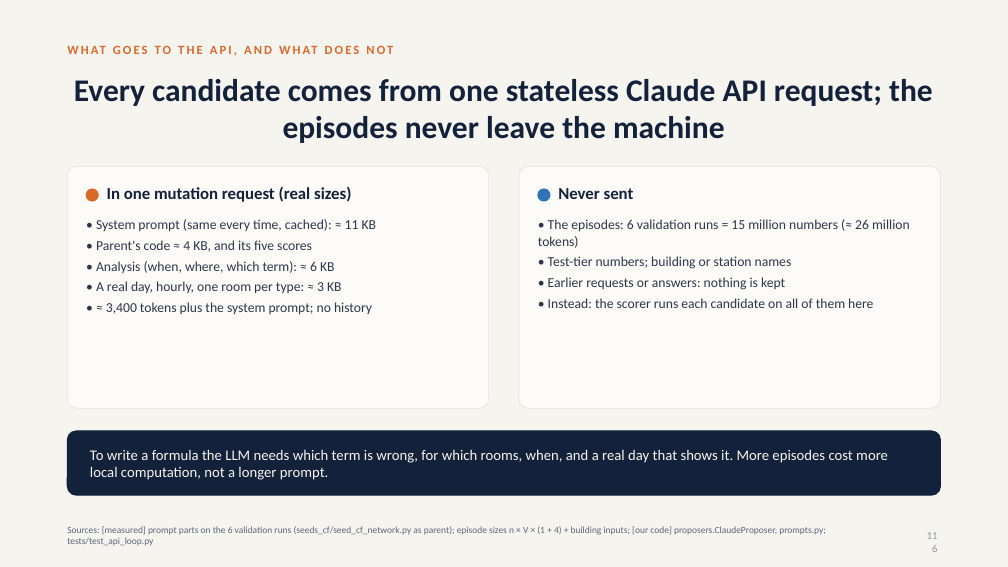
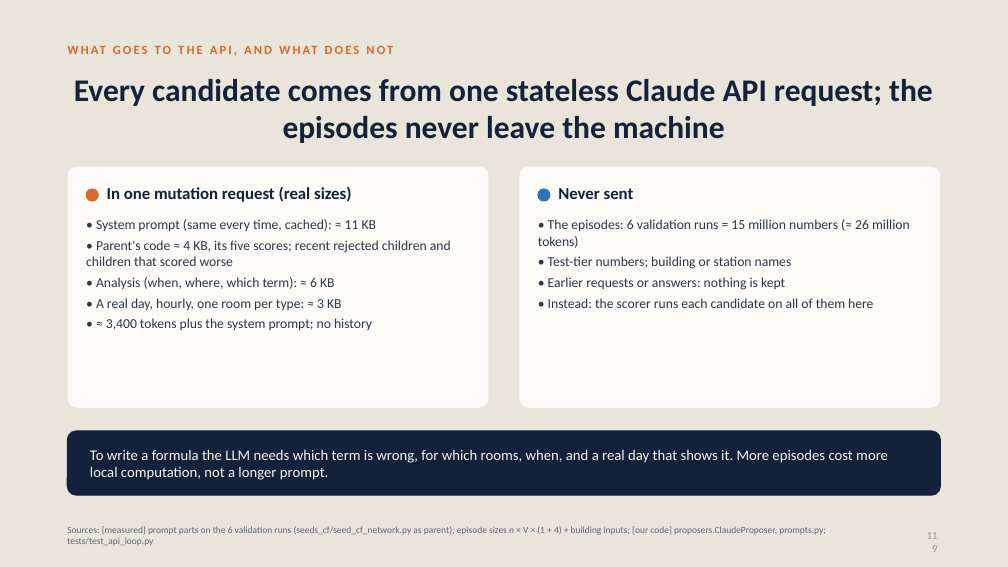
Before and after one commit to srivathsanb14/working-code, a slide deck: slide 119 of docs/One_Controller_for_Every_Building_meeting.pptx (slide 116 before the commit). Drawn at 1008x567 pixels with LibreOffice and Linux fonts; fonts in the diff are those of the drawing. Boxes give left, top, right and bottom in pixels: in the first picture for what was removed or moved away, otherwise in the second. Text is boxed around its words. In the diff, an @@ line names an element or a change of style, - is before the commit and + after.

```diff
--- a/docs/One_Controller_for_Every_Building_meeting.pptx
+++ b/docs/One_Controller_for_Every_Building_meeting.pptx
@@ background #F6F4EF to #EAE5DA @@
@@ text at bbox=[86, 240, 451, 266]: text changed @@
-• Parent's code ≈ 4 KB, and its five scores
+• Parent's code ≈ 4 KB, its five scores; recent rejected children and children that scored worse
@@ page number at bbox=[915, 526, 945, 548]: text changed @@
-116
+119
```
Also in this commit, not shown: 132 other slides changed, 3 slides added, 8 other files.
